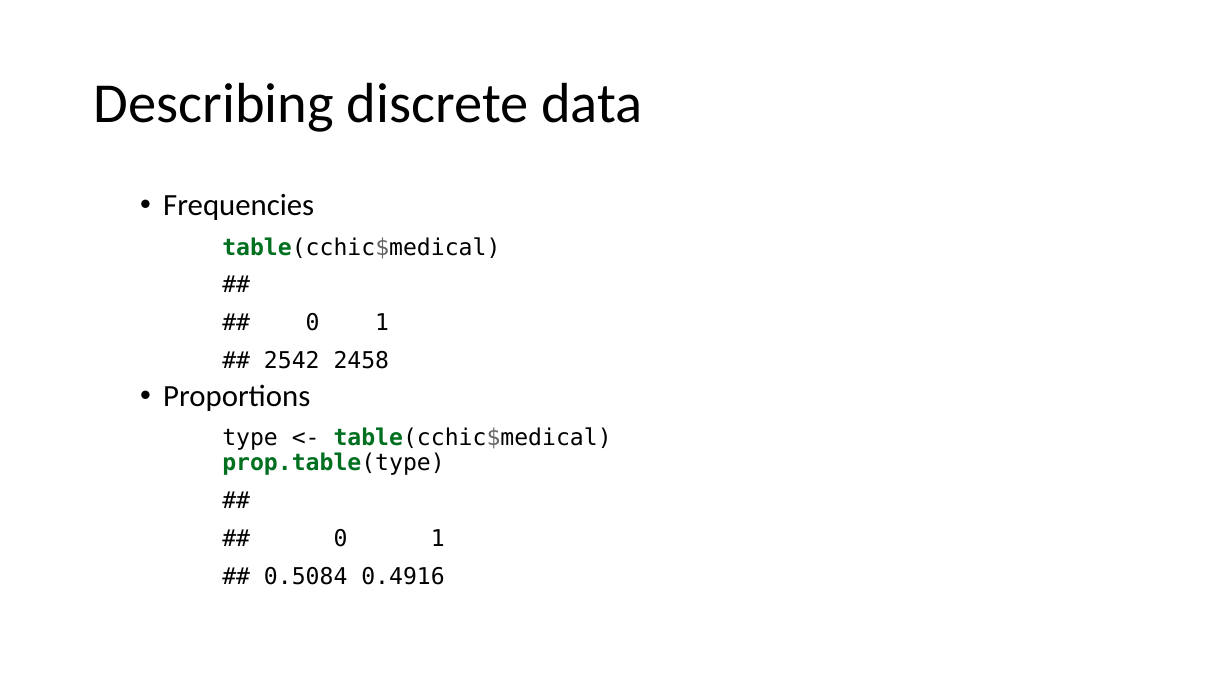
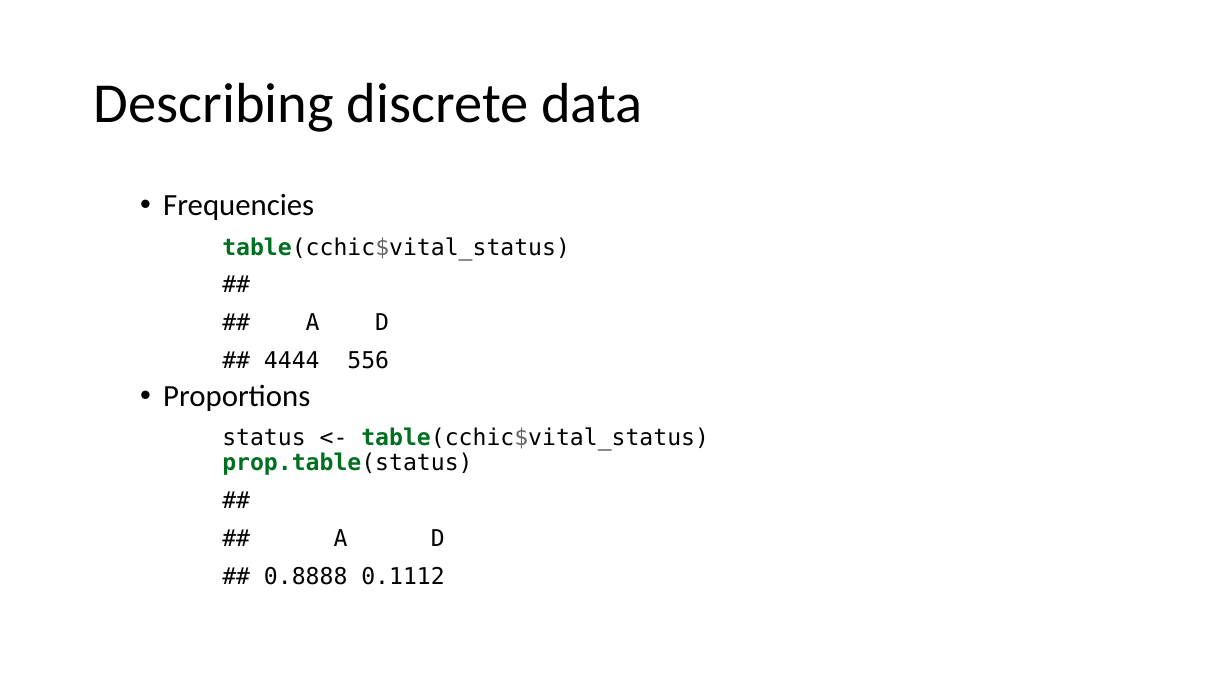
Before and after one commit to uclh-criu/learning-datascience, a slide deck: slide 21 of Workshops/Workshop6.pptx. Drawn at 1232x693 pixels with LibreOffice and Linux fonts; fonts in the diff are those of the drawing. Boxes give left, top, right and bottom in pixels: in the first picture for what was removed or moved away, otherwise in the second. Text is boxed around its words. In the diff, an @@ line names an element or a change of style, - is before the commit and + after.

Commit message:
edited bar graphs. Added synthetic data.

```diff
--- a/Workshops/Workshop6.pptx
+++ b/Workshops/Workshop6.pptx
@@ text at [222,237,570,369]: text changed @@
-table(cchic$medical)
-##
-## 0 1
-## 2542 2458
+table(cchic$vital_status)
+##
+## A D
+## 4444 556
@@ text at [222,427,709,585]: text changed @@
-type <- table(cchic$medical)
-prop.table(type)
-##
-## 0 1
-## 0.5084 0.4916
+status <- table(cchic$vital_status)
+prop.table(status)
+##
+## A D
+## 0.8888 0.1112
```
Also in this commit, not shown: 1 other slide changed, 7 other files.
